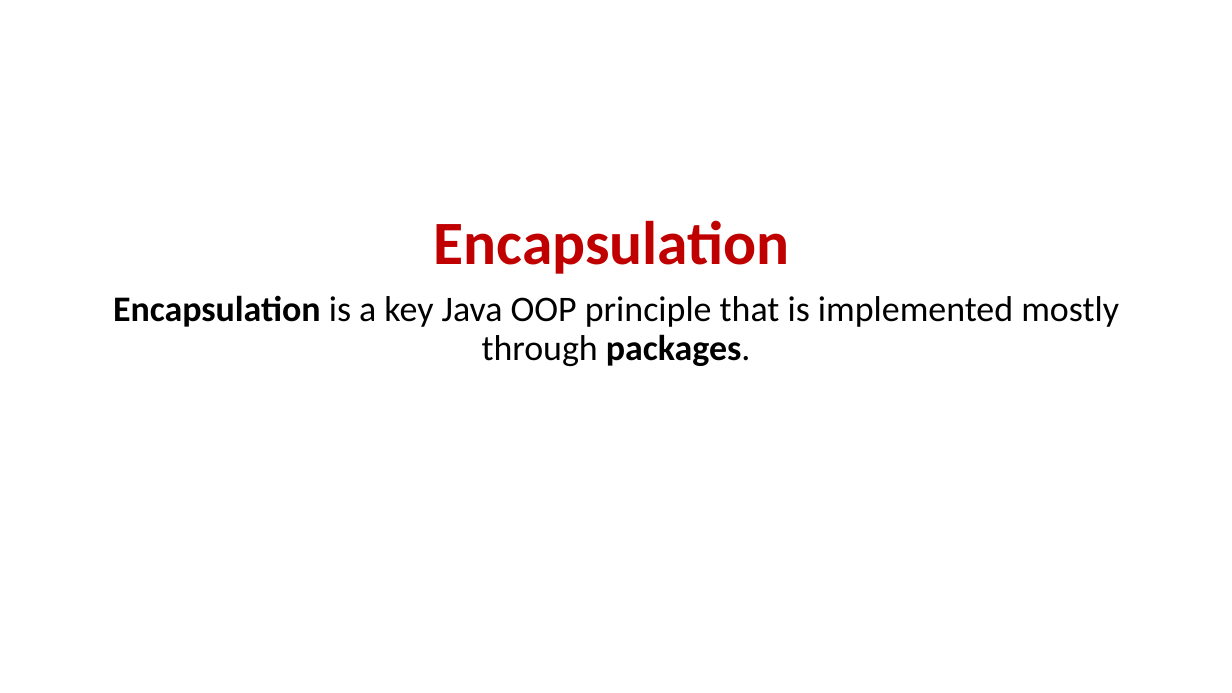
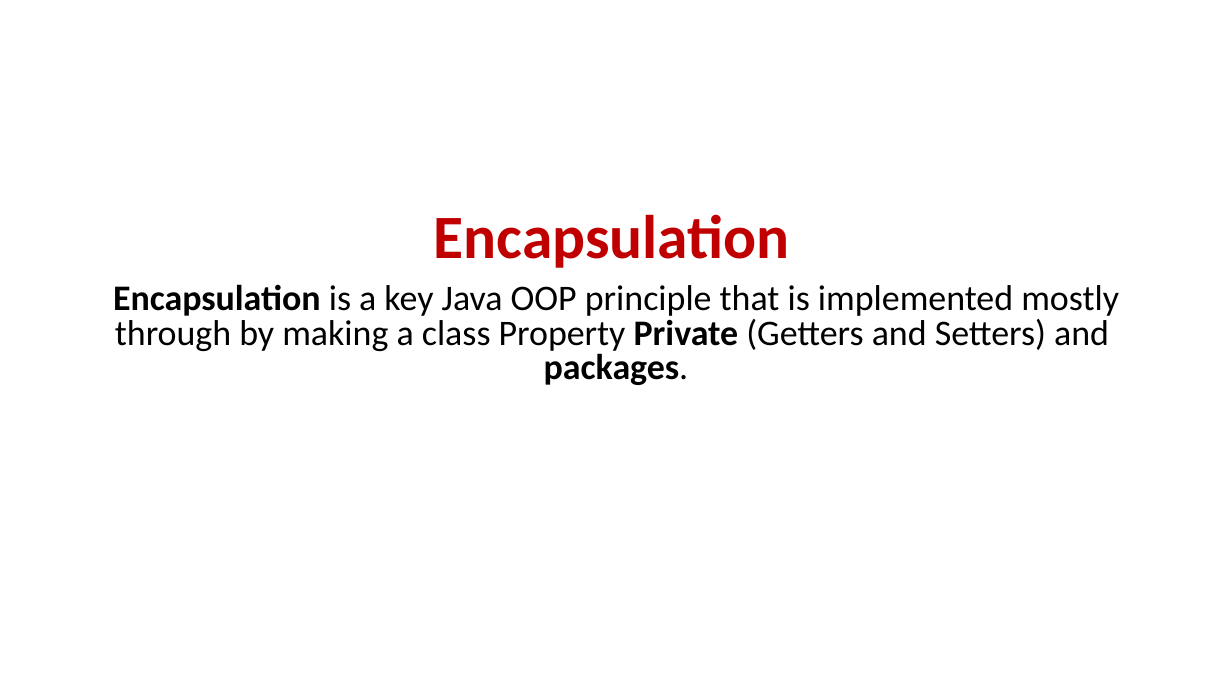
Before and after one commit to PRAMOD-VISHNU-NAIK/MCA-2nd-Sem-Shridevi-College, a slide deck: slide 17 of Theory Class-Notes/Complete Syllabus and Notes/Module-3 Interfaces and Packages.pptx (slide 18 before the commit). Drawn at 1232x693 pixels with LibreOffice and Linux fonts; fonts in the diff are those of the drawing. Boxes give left, top, right and bottom in pixels: in the first picture for what was removed or moved away, otherwise in the second. Text is boxed around its words. In the diff, an @@ line names an element or a change of style, - is before the commit and + after.

```diff
--- a/Theory Class-Notes/Complete Syllabus and Notes/Module-3 Interfaces and Packages.pptx
+++ b/Theory Class-Notes/Complete Syllabus and Notes/Module-3 Interfaces and Packages.pptx
@@ text at [434,214,790,268]: line spacing 0.9 to 0.8 @@
@@ text at [113,284,1119,385]: text changed @@
-Encapsulation is a key Java OOP principle that is implemented mostly through packages.
+Encapsulation is a key Java OOP principle that is implemented mostly through by making a class Property Private (Getters and Setters) and packages.
```
Also in this commit, not shown: 7 other slides changed, 2 slides removed.
